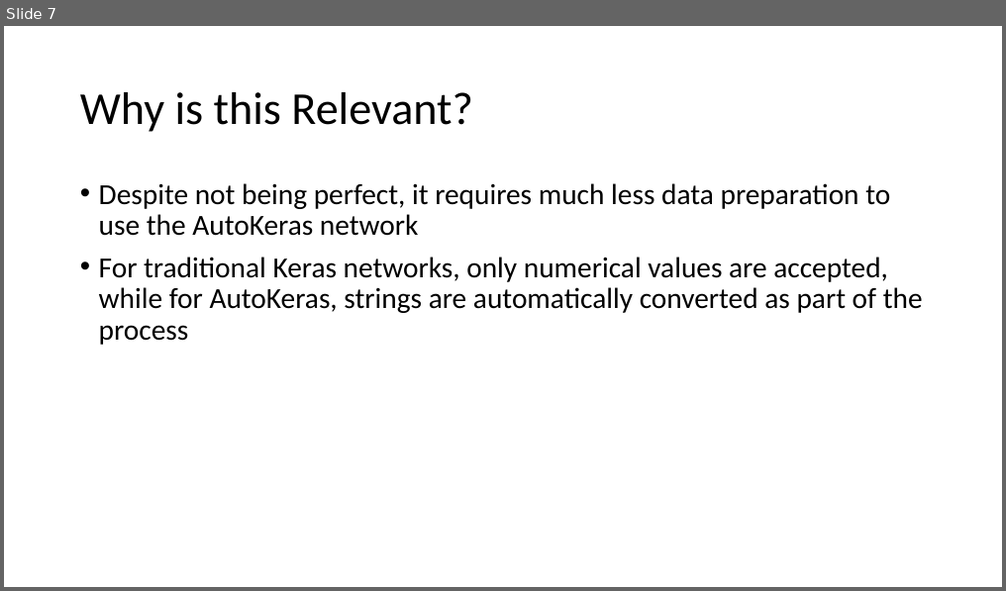
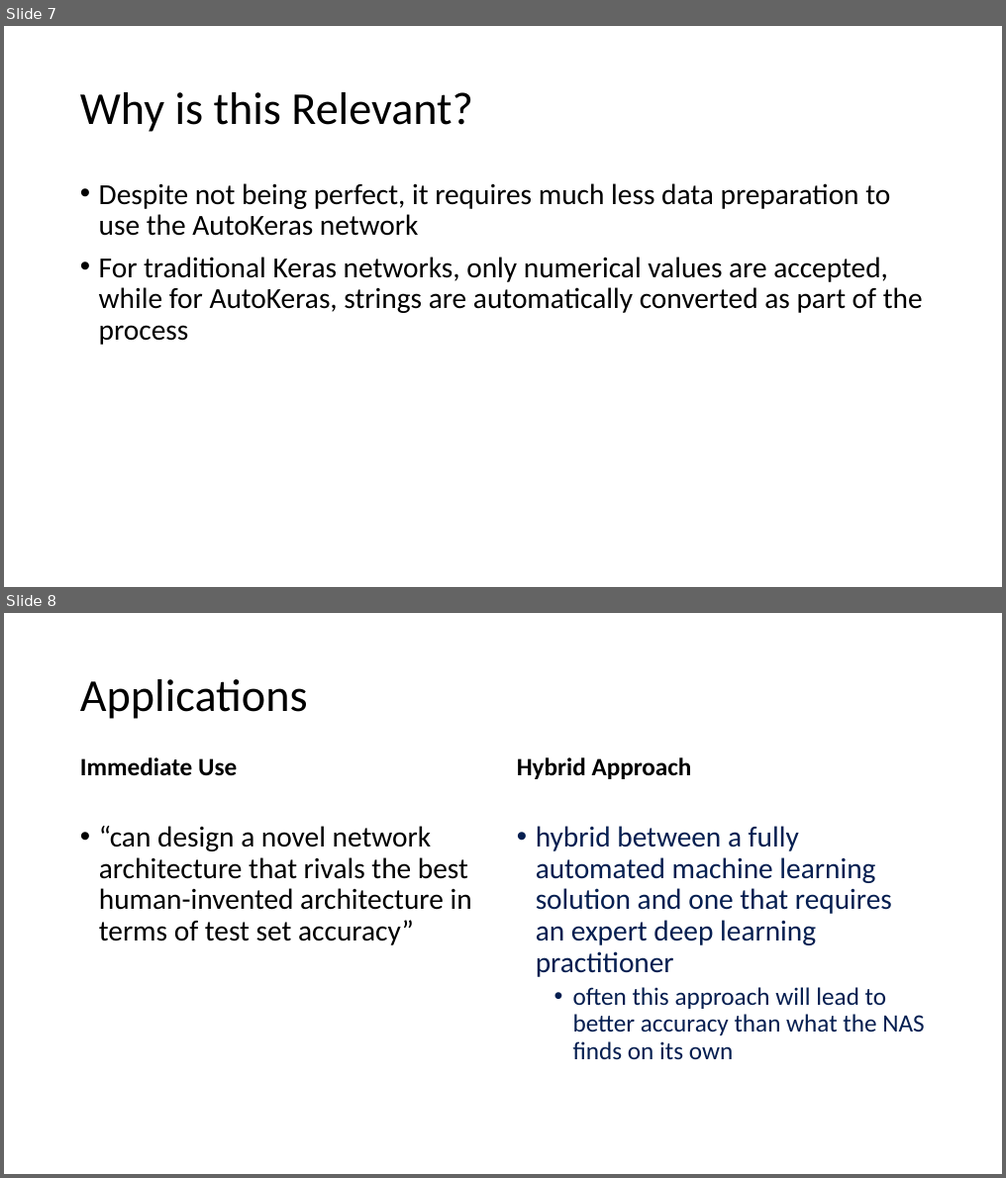
Before and after one commit to AdamWojtul28/Moffitt-Data-Analysis, a slide deck: Presentations/AutoKeras_Demo.pptx. Shown one above the other, each under a label of ours: slide 7 before the commit, slides 7 and 8 after it. The pictures are 1006x591 and 1006x1178 pixels, drawn with LibreOffice and Linux fonts; fonts in the diff are those of the drawing; background and template pictures are left out. Boxes give left, top, right and bottom in pixels: in the first picture for what was removed or moved away, otherwise in the second. Text is boxed around its words. In the diff, an @@ line names an element or a change of style, - is before the commit and + after.

```diff
--- a/Presentations/AutoKeras_Demo.pptx
+++ b/Presentations/AutoKeras_Demo.pptx
@@ slide 8 added at box(4, 613, 1002, 1174), background picture (left out) @@
@@ title added at box(80, 679, 308, 719), 44 pt, text #000000 @@
+Applications
@@ text added at box(80, 758, 237, 776), 24 pt, text #000000, bold @@
+Immediate Use
@@ text added at box(517, 758, 692, 779), 24 pt, text #000000, bold @@
+Hybrid Approach
@@ text added at box(99, 826, 472, 946), 28 pt, text #000000 @@
+• “can design a novel network architecture that rivals the best human-invented architecture in terms of test set accuracy”
@@ text added at box(536, 826, 924, 1059), 28 pt, text #051E50 @@
+• hybrid between a fully automated machine learning solution and one that requires an expert deep learning practitioner
+  • often this approach will lead to better accuracy than what the NAS finds on its own
```
Also in this commit, not shown: 4 slides changed, 4 other slides added, 1 slide removed, 1 other file.
